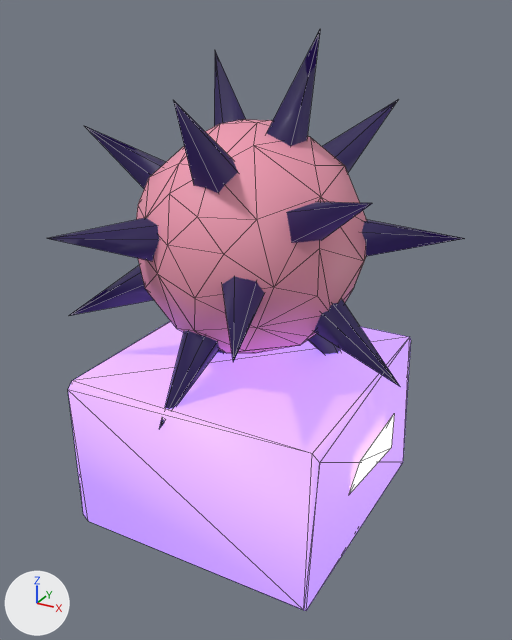
An edit to the glTF model public/models/lod2/spiky.glb, drawn before and after from the same camera.
Both versions are drawn from a 50 mm lens placed at (1.29, -2.31, 2.02), pointed at (0.03, -0.02, 0.88). The lights are fixed; the arrows at lower left show +X, +Y and +Z. The picture after the commit comes second. Mesh edges are drawn as thin lines. Where no turn or scale is listed for an object, it has been applied to the vertices. Vertices at exactly the same position are counted once.

The scene before the commit, as lines of its bpy script (objects in view):
```python
me_spiky_004 = bpy.data.meshes.new('spiky.004')
me_spiky_004.from_pydata(...)  # 215 vertices, 346 faces; spans x -0.74..0.74, y -0.73..0.73, z -0.97..0.97
me_spiky_004.materials.append(mat_toy)
ob_spiky = bpy.data.objects.new('spiky', me_spiky_004)
ob_spiky.location = (0.006, 0.015, 0.983)
```
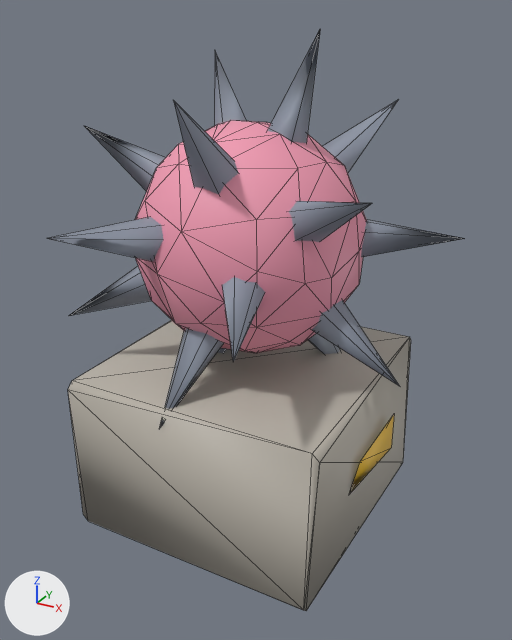
What changed in the scene script:
```text
Change me_spiky_004:
    where me_spiky_004.from_pydata(...)  # 215 vertices, 346 faces; spans x -0.74..0.74, y -0.73..0.73, z -0.97..0.97
    used by ob_spiky; location = (0.006, 0.015, 0.983)
    me_spiky_004 part 1
    45 vertices are removed from x -0.45..0.42, y -0.46..0.41, z -0.22..0.65
    151 faces are deleted
    8 vertices move from x -0.39..0.44, y -0.42..0.18, z -0.22..0.65 to x -0.33..0.44, y -0.33..0.22, z -0.23..0.65
    45 vertices are added at x -0.44..0.41, y -0.44..0.41, z -0.2..0.64
    151 new faces join them
    me_spiky_004 part 2: 196 kept faces spanning x -0.74..0.74, y -0.73..0.73, z -0.97..0.97 get new texture (UV) coordinates
```

What differs and where, as boxes [x1, y1, x2, y2] in the pictures (512 x 640 px; the box of a moved part takes in the faces that stretch with it):
part 1 of me_spiky_004, moved or reshaped: before [85, 119, 371, 353]; after [85, 120, 371, 353]
part 2 of me_spiky_004, surface changed (purple to grey): [47, 32, 462, 611] in both
